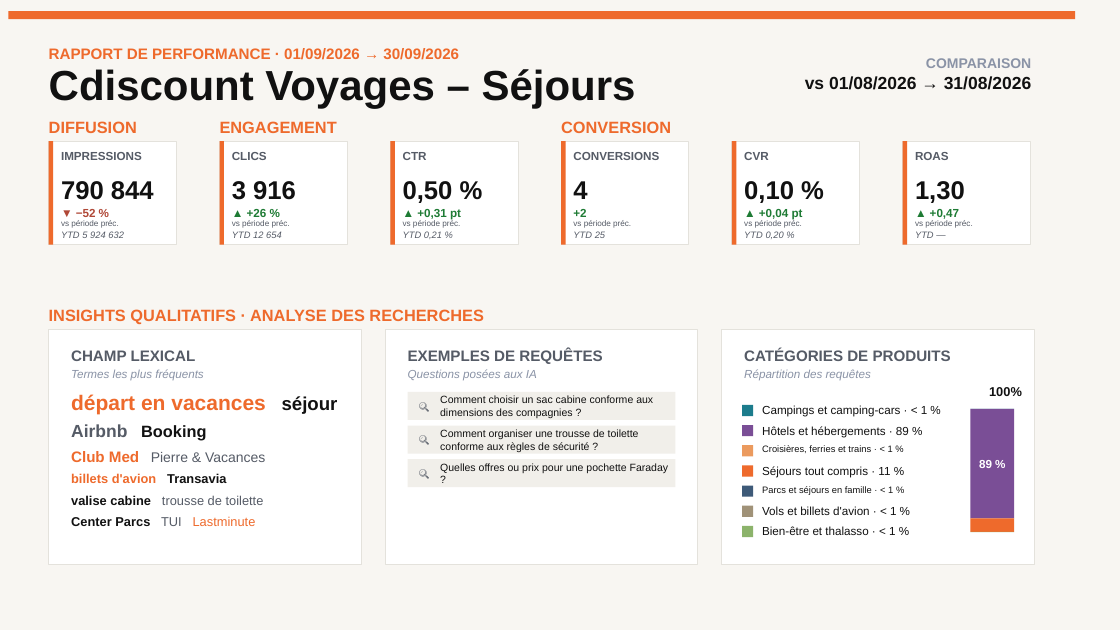
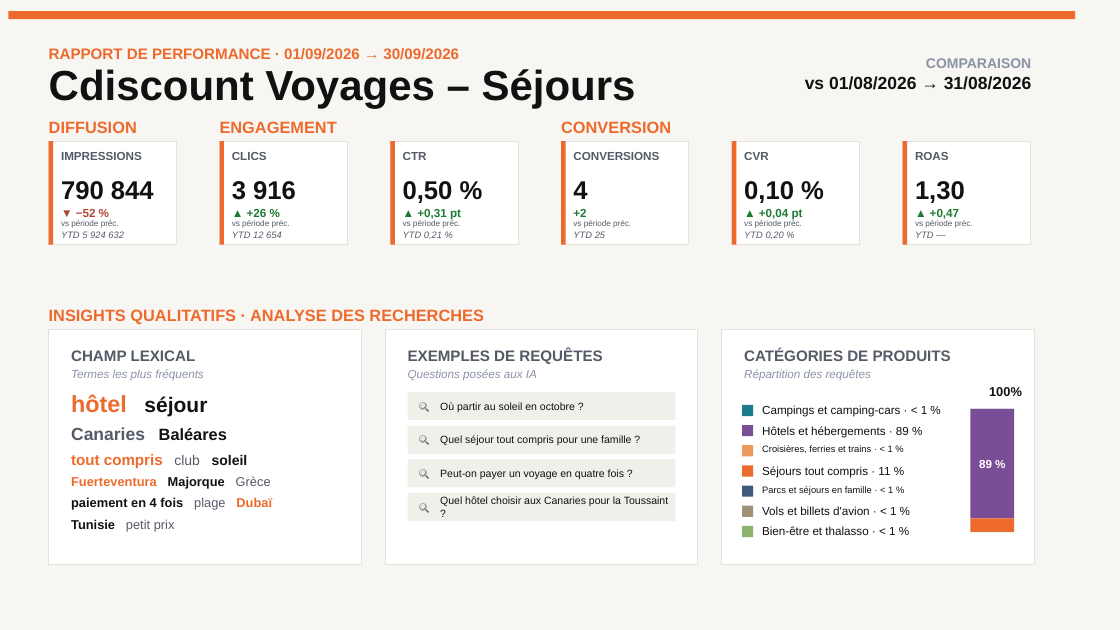
Before and after one commit to stephanemonmarson-creator/Lemrock, a slide deck: slide 13 of rapports/septembre/121026_Customer Success_Septembre 26.pptx. Drawn at 1120x630 pixels with LibreOffice and Linux fonts; fonts in the diff are those of the drawing. Boxes give left, top, right and bottom in pixels: in the first picture for what was removed or moved away, otherwise in the second. Text is boxed around its words. In the diff, an @@ line names an element or a change of style, - is before the commit and + after.

```diff
--- a/rapports/septembre/121026_Customer Success_Septembre 26.pptx
+++ b/rapports/septembre/121026_Customer Success_Septembre 26.pptx
@@ text at [71, 394, 272, 532]: text changed; text colour #EE6A2C to #111111 @@
-départ en vacances séjour
-Airbnb Booking
-Club Med Pierre & Vacances
-billets d'avion Transavia
-valise cabine trousse de toilette
-Center Parcs TUI Lastminute
+hôtel séjour
+Canaries Baléares
+tout compris club soleil
+Fuerteventura Majorque Grèce
+paiement en 4 fois plage Dubaï
+Tunisie petit prix
@@ text at [440, 402, 575, 412]: text changed @@
-Comment choisir un sac cabine conforme aux dimensions des compagnies ?
+Où partir au soleil en octobre ?
@@ text at [440, 435, 631, 445]: text changed @@
-Comment organiser une trousse de toilette conforme aux règles de sécurité ?
+Quel séjour tout compris pour une famille ?
@@ text at [440, 469, 624, 479]: text changed @@
-Quelles offres ou prix pour une pochette Faraday ?
+Peut-on payer un voyage en quatre fois ?
@@ rectangle added at [408, 493, 676, 521], fill #F1EFEA @@
@@ text added at [419, 493, 436, 521], 9 pt, text #555B66 @@
+🔍
@@ text added at [440, 496, 668, 506], 9 pt, text #111111 @@
+Quel hôtel choisir aux Canaries pour la Toussaint ?
```
Also in this commit, not shown: 1 other slide changed, 6 other files.
